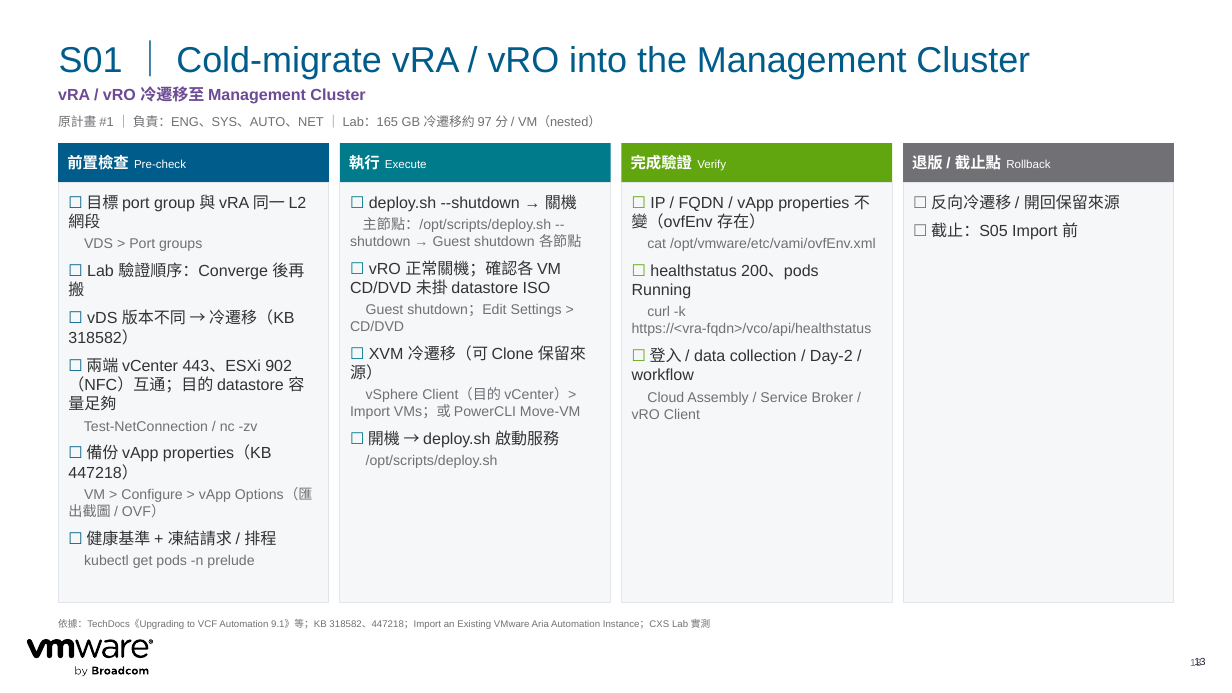
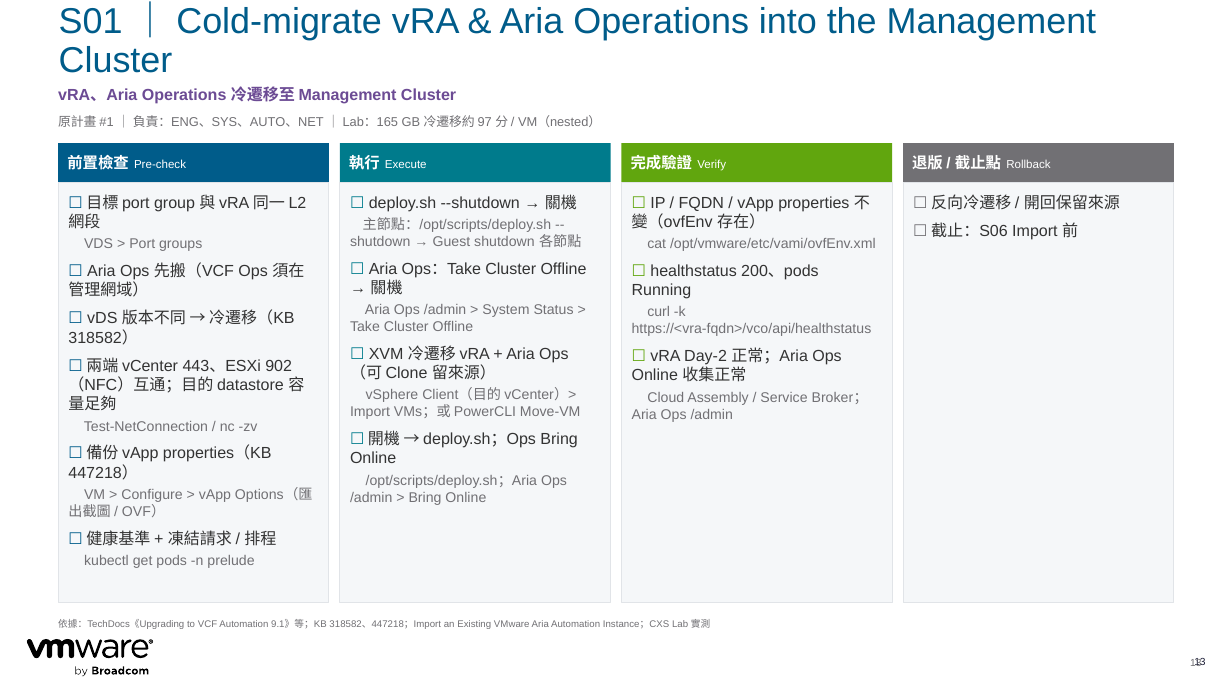
Before and after one commit to kostenyang/cc-vcf911-plan, a slide deck: slide 13 of out/CTBC_VCF911_Converge_Import_Plan.pptx. Drawn at 1232x693 pixels with LibreOffice and Linux fonts; fonts in the diff are those of the drawing. Boxes give left, top, right and bottom in pixels: in the first picture for what was removed or moved away, otherwise in the second. Text is boxed around its words. In the diff, an @@ line names an element or a change of style, - is before the commit and + after.

```diff
--- a/out/CTBC_VCF911_Converge_Import_Plan.pptx
+++ b/out/CTBC_VCF911_Converge_Import_Plan.pptx
@@ title at (59, 7, 1097, 73): text changed @@
-S01 ｜ Cold-migrate vRA / vRO into the Management Cluster
+S01 ｜ Cold-migrate vRA & Aria Operations into the Management Cluster
@@ text at (58, 86, 456, 104): text changed @@
-vRA / vRO 冷遷移至 Management Cluster
+vRA、Aria Operations 冷遷移至 Management Cluster
@@ text at (68, 262, 304, 297): text changed @@
-☐ Lab 驗證順序：Converge 後再搬
+☐ Aria Ops 先搬（VCF Ops 須在管理網域）
@@ text at (350, 262, 587, 380): text changed @@
-☐ vRO 正常關機；確認各 VM CD/DVD 未掛 datastore ISO
-Guest shutdown；Edit Settings > CD/DVD
-☐ XVM 冷遷移（可 Clone 保留來源）
+☐ Aria Ops：Take Cluster Offline → 關機
+Aria Ops /admin > System Status > Take Cluster Offline
+☐ XVM 冷遷移 vRA + Aria Ops（可 Clone 留來源）
@@ text at (632, 347, 868, 422): text changed @@
-☐ 登入 / data collection / Day-2 / workflow
-Cloud Assembly / Service Broker / vRO Client
+☐ vRA Day-2 正常；Aria Ops Online 收集正常
+Cloud Assembly / Service Broker；Aria Ops /admin
@@ text at (350, 430, 577, 505): text changed @@
-☐ 開機 → deploy.sh 啟動服務
-/opt/scripts/deploy.sh
+☐ 開機 → deploy.sh；Ops Bring Online
+/opt/scripts/deploy.sh；Aria Ops /admin > Bring Online
```
Also in this commit, not shown: 21 other slides changed, 5 other files.
